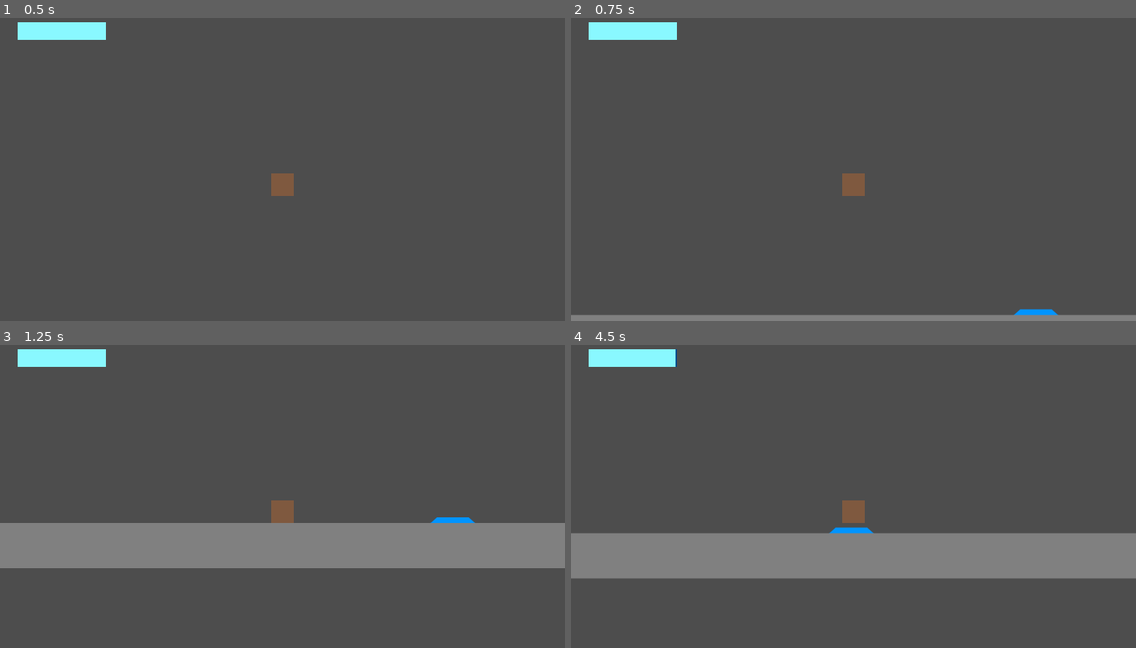
Above: before the commit, frames 1-4 (two rows, left to right).
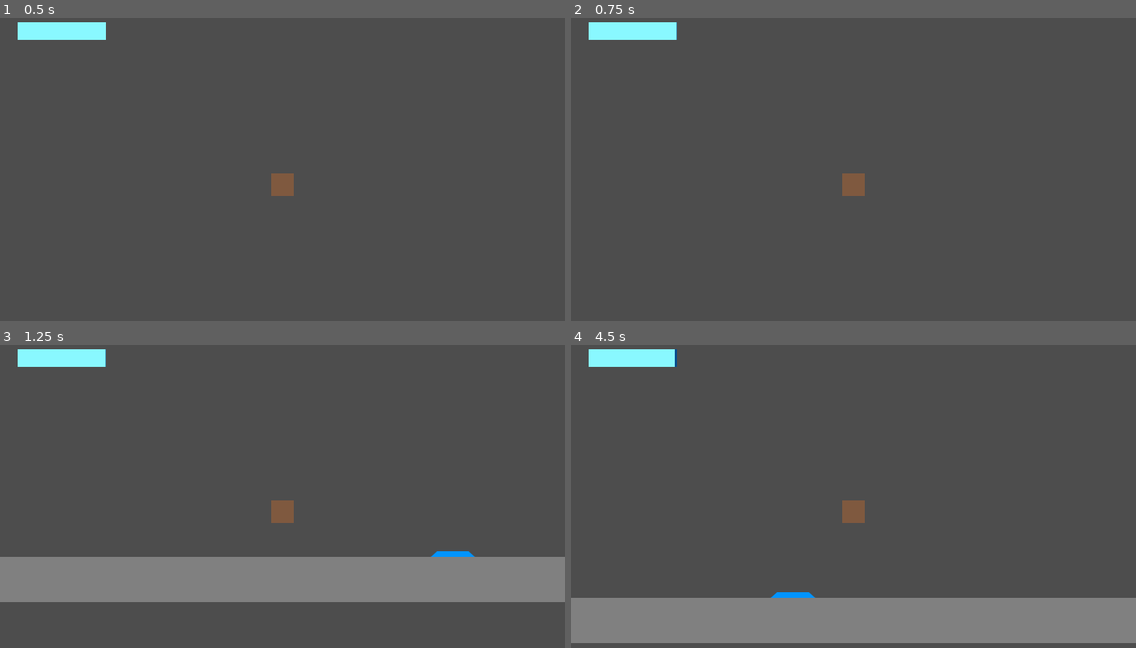
Above: after the commit, the same moments.

Repository: il-Gallone/SpeedJam6
Game: Godot game, scene res://Scenes/test_scene.tscn
Same seed, same stepped clock (60 frames per second), same inputs: the game is played once before the commit and once after it.
Inputs:
- Up to frame 1 (0.5 s): no input
- Up to frame 2 (0.75 s): tap Enter at 0.5 s; hold Right (ui_right) from 0.53 s (still down); tap Space (jump) at 0.6 s
- Up to frame 3 (1.25 s): keep holding Right (ui_right); tap Space (jump) at 0.77, 1.07 s
- Up to frame 4 (4.5 s): tap Space (jump) at 1.35, 1.52, 1.82, 2.1, 2.85, 3.02, 3.32, 3.6, 3.77, 4.07, 4.35 s; release Right (ui_right) at 2.03 s; hold Left (ui_left) 2.03-2.78 s; hold Right (ui_right) 2.78-4.28 s; hold Left (ui_left) from 4.28 s (still down)

Frame 1 is identical in both runs. In frame 2, 2.2% of the frame differs, in the area x 0-100%, y 1-100%; in frame 3, 23%; in frame 4, 30%, in the area x 0-100%, y 1-99%.

Commit message:
Jump Buffering

Diff:
--- a/Scripts/PlayerController.gd
+++ b/Scripts/PlayerController.gd
@@ -9,11 +9,14 @@
 @export var frictionMod: float = 300.0
 @export var maxSpeedDecel: float = 12.5
 @export var jumpBufferTime: float = 0.1
+@export var maxJumpsAvailable: int = 1
+
 
 var maxBattery: float = 500.0
 var battery: float = 500.0
 
 var jumpBuffer:bool = false
+var jumpsAvailable:int = 1
 
 var gravity = ProjectSettings.get_setting("physics/2d/default_gravity")
 
@@ -27,9 +30,12 @@
 func _physics_process(delta: float) -> void:
 	velocity.y += gravity * delta
 
-	if Input.is_action_just_pressed("jump") and is_on_floor():
-		velocity.y += jump_speed
-		battery -= 1.5
+	if Input.is_action_just_pressed("jump"):
+		if jumpsAvailable > 0:
+			Jump()
+		else:
+			jumpBuffer = true
+			get_tree().create_timer(jumpBufferTime).timeout.connect(On_Jump_Buffer_Timeout)
 
 
 	var accelDir = Input.get_axis("ui_left", "ui_right")
@@ -37,6 +43,10 @@
 		battery -= 1 * delta
 
 	if is_on_floor():
+		jumpsAvailable = maxJumpsAvailable
+		if jumpBuffer:
+			Jump()
+			jumpBuffer = false
 		if accelDir == 0:
 			if velocity.x < 0:
 				velocity.x += frictionMod * delta
@@ -90,3 +100,11 @@
 				battery += 100 * delta
 				if battery > maxBattery:
 					battery = maxBattery
+
+func Jump()-> void:
+	velocity.y += jump_speed
+	battery -= 1.5
+	jumpsAvailable -= 1
+
+func On_Jump_Buffer_Timeout() -> void:
+	jumpBuffer = false
